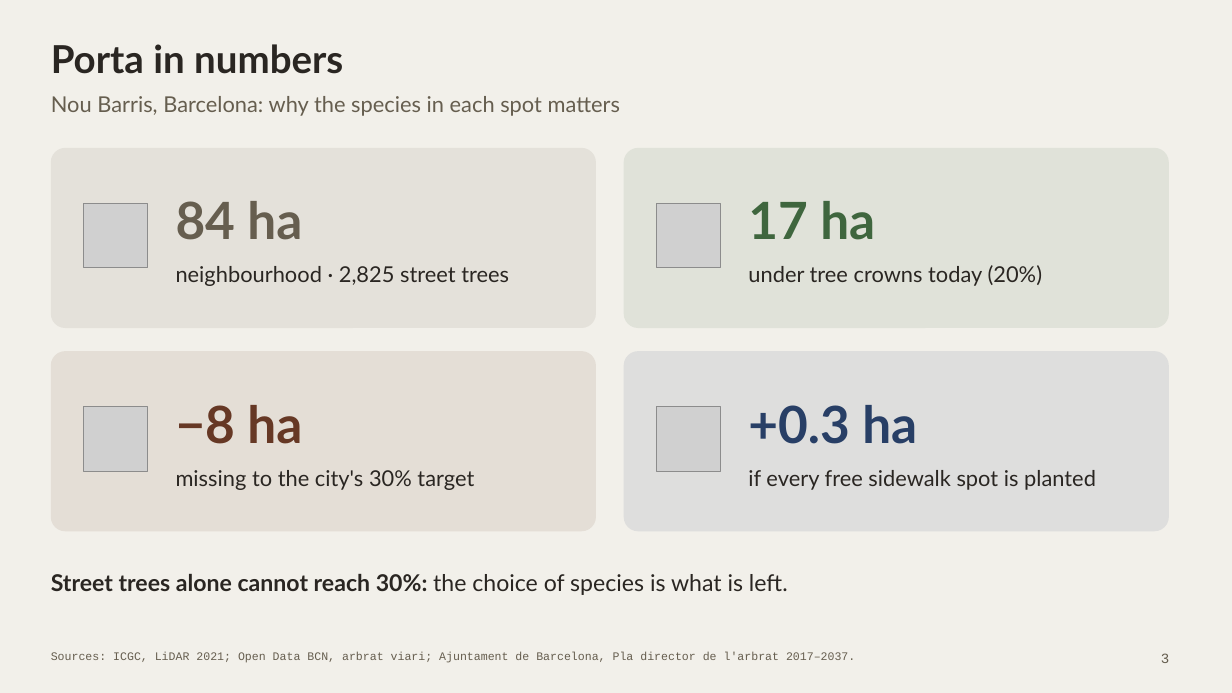
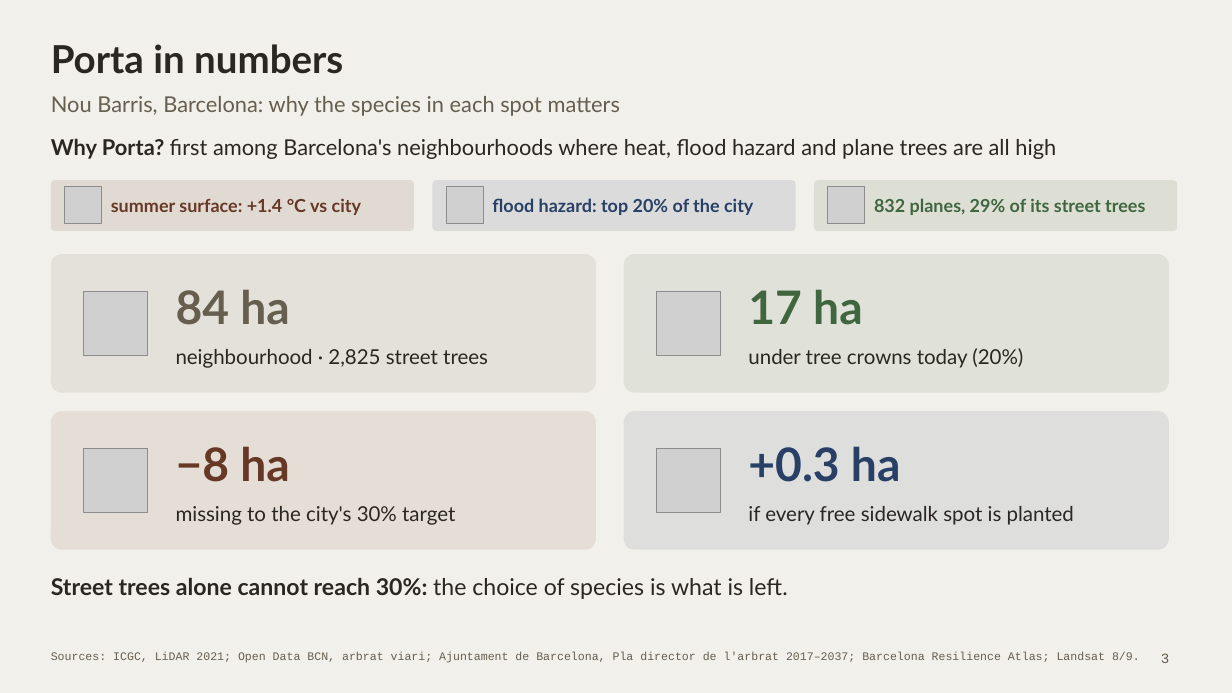
Before and after one commit to giofox96/shade-and-sponge, a slide deck: slide 3 of slides/midterm/shade_and_sponge_midterm_pechakucha.pptx. Drawn at 1232x693 pixels with LibreOffice and Linux fonts; fonts in the diff are those of the drawing; grey boxes stand for pictures. Boxes give left, top, right and bottom in pixels: in the first picture for what was removed or moved away, otherwise in the second. Text is boxed around its words. In the diff, an @@ line names an element or a change of style, - is before the commit and + after.

```diff
--- a/slides/midterm/shade_and_sponge_midterm_pechakucha.pptx
+++ b/slides/midterm/shade_and_sponge_midterm_pechakucha.pptx
@@ text added at (51,138,1056,159), 17 pt, text #2A2622 @@
+Why Porta? first among Barcelona's neighbourhoods where heat, flood hazard and plane trees are all high
@@ rounded rectangle added at (51,180,414,231), fill #E1DAD2 @@
@@ picture added at (65,187,102,224) @@
@@ text added at (111,198,361,215), 14 pt, text #663825, bold @@
+summer surface: +1.4 °C vs city
@@ rounded rectangle added at (433,180,796,231), fill #DADBDA @@
@@ picture added at (446,187,483,224) @@
@@ text added at (492,198,753,215), 14 pt, text #283F66, bold @@
+flood hazard: top 20% of the city
@@ rounded rectangle added at (814,180,1177,231), fill #DDDFD5 @@
@@ picture added at (828,187,865,224) @@
@@ text added at (874,198,1145,215), 14 pt, text #3F663E, bold @@
+832 planes, 29% of its street trees
@@ rounded rectangle: place and size @@
-rounded rectangle at (51,148,596,328)
+rounded rectangle at (51,254,596,393)
@@ text "84 ha": place and size @@
-text "84 ha" at (176,201,509,286)
+text "84 ha" at (176,289,488,368)
@@ text "84 ha" at (176,289,488,368): size 40 to 36 pt in "84 ha"; size 17 to 16 pt in "neighbourhood · 2,825 street trees" @@
@@ rounded rectangle: place and size @@
-rounded rectangle at (624,148,1169,328)
+rounded rectangle at (624,254,1169,393)
@@ text "17 ha": place and size @@
-text "17 ha" at (748,201,1043,286)
+text "17 ha" at (748,289,1023,368)
@@ text "17 ha" at (748,289,1023,368): size 40 to 36 pt in "17 ha"; size 17 to 16 pt in "under tree crowns today (20%)" @@
@@ picture: place and size @@
-picture at (83,203,148,268)
+picture at (83,291,148,356)
@@ picture: place and size @@
-picture at (656,203,721,268)
+picture at (656,291,721,356)
@@ rounded rectangle: place and size @@
-rounded rectangle at (51,351,596,531)
+rounded rectangle at (51,411,596,550)
@@ text "−8 ha": place and size @@
-text "−8 ha" at (176,405,474,490)
+text "−8 ha" at (176,446,455,525)
@@ text "−8 ha" at (176,446,455,525): size 40 to 36 pt in "−8 ha"; size 17 to 16 pt in "missing to the city's 30% target" @@
@@ rounded rectangle: place and size @@
-rounded rectangle at (624,351,1169,531)
+rounded rectangle at (624,411,1169,550)
@@ text "+0.3 ha": place and size @@
-text "+0.3 ha" at (748,405,1096,490)
+text "+0.3 ha" at (748,446,1074,525)
@@ text "+0.3 ha" at (748,446,1074,525): size 40 to 36 pt in "+0.3 ha"; size 17 to 16 pt in "if every free sidewalk spot is planted" @@
@@ picture: place and size @@
-picture at (83,407,148,471)
+picture at (83,448,148,513)
@@ picture: place and size @@
-picture at (656,407,721,471)
+picture at (656,448,721,513)
@@ text "Street trees alone cannot reach ...": place and size @@
-text "Street trees alone cannot reach ..." at (51,574,788,595)
+text "Street trees alone cannot reach ..." at (51,578,788,599)
@@ text at (51,652,1140,663): text changed @@
-Sources: ICGC, LiDAR 2021; Open Data BCN, arbrat viari; Ajuntament de Barcelona, Pla director de l'arbrat 2017–2037.
+Sources: ICGC, LiDAR 2021; Open Data BCN, arbrat viari; Ajuntament de Barcelona, Pla director de l'arbrat 2017–2037; Barcelona Resilience Atlas; Landsat 8/9.
```
Also in this commit, not shown: 3 other files.
